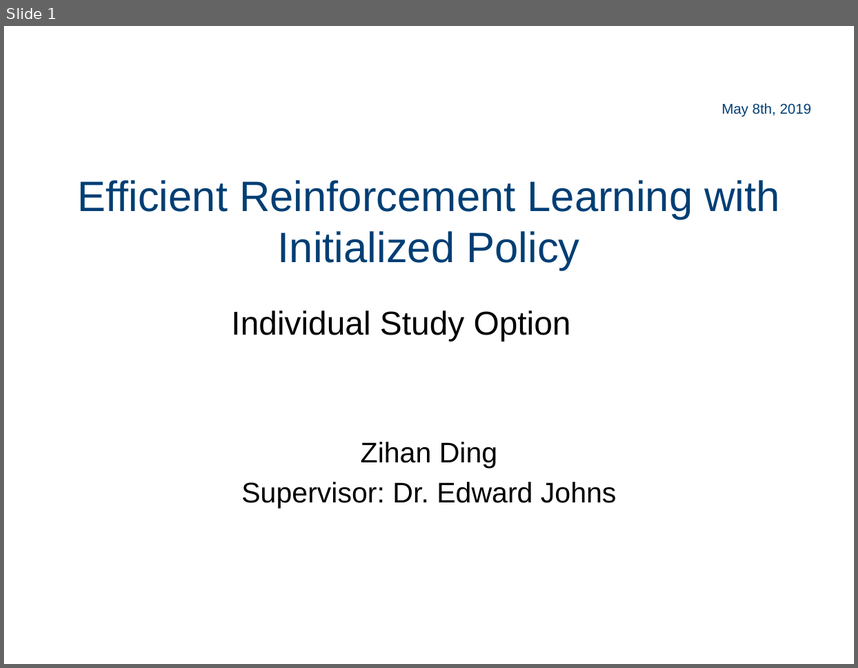
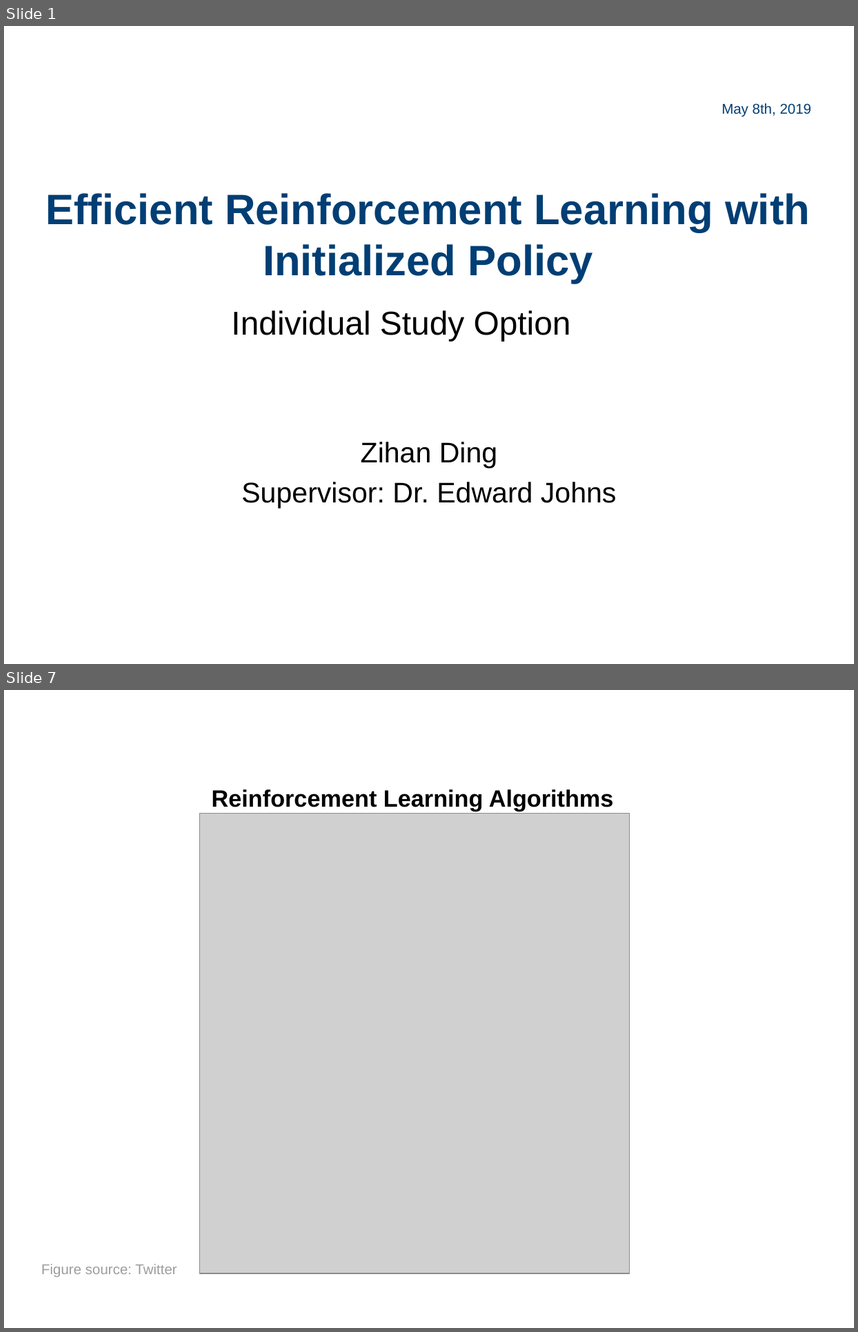
Before and after one commit to quantumiracle/Benchmark-Efficient-Reinforcement-Learning-with-Demonstrations, a slide deck: document/PPT/ISO_pre.pptx. Shown one above the other, each under a label of ours: slide 1 before the commit, slides 1 and 7 after it; the slides between them are not shown. The pictures are 858x668 and 858x1332 pixels, drawn with LibreOffice and Linux fonts; fonts in the diff are those of the drawing; grey boxes stand for pictures; background and template pictures are left out. Boxes give left, top, right and bottom in pixels: in the first picture for what was removed or moved away, otherwise in the second. Text is boxed around its words. In the diff, an @@ line names an element or a change of style, - is before the commit and + after.

```diff
--- a/document/PPT/ISO_pre.pptx
+++ b/document/PPT/ISO_pre.pptx
@@ slide 7 added at <box>4,690,854,1328</box>, background picture (left out) @@
@@ title added at <box>212,789,614,811</box>, 20 pt, text #000000, bold @@
+Reinforcement Learning Algorithms
@@ picture added at <box>199,814,630,1273</box> @@
@@ text added at <box>41,1263,176,1276</box>, 12 pt, text #9D9D9D @@
+Figure source: Twitter
@@ slide 1 changed as well @@
@@ title "Efficient Reinforcement Learning with Initialized ...": place and size @@
-title "Efficient Reinforcement Learning with Initialized ..." at <box>77,180,780,270</box>
+title "Efficient Reinforcement Learning with Initialized ..." at <box>45,193,810,283</box>
@@ title "Efficient Reinforcement Learning with Initialized ..." at <box>45,193,810,283</box>: bold on @@
```
Also in this commit, not shown: 1 other slide changed, 32 other slides added, 7 slides removed, 26 other files.
